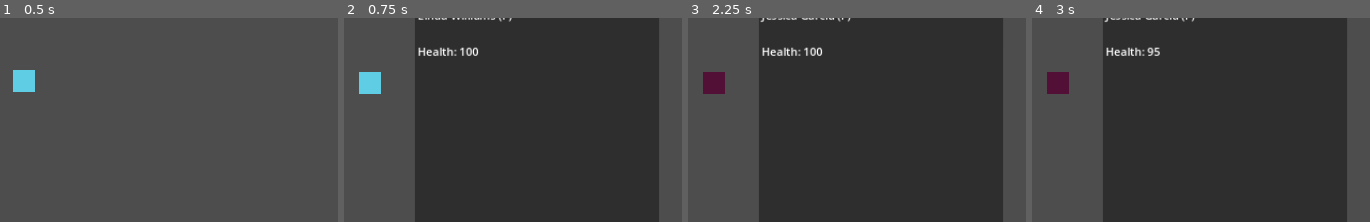
Above: before the commit, frames 1-4 (left to right).
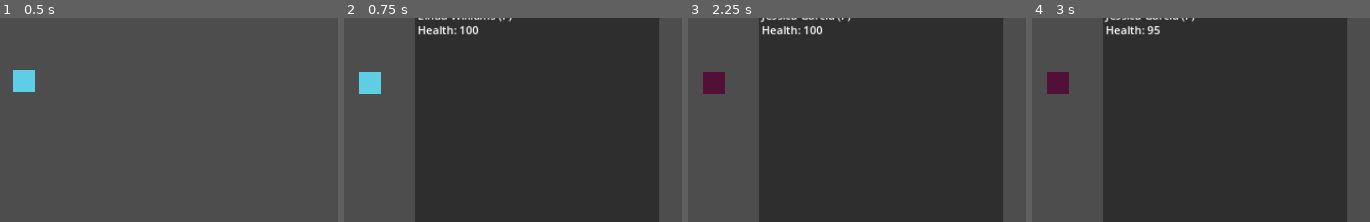
Above: after the commit, the same moments.

Repository: LunarTides/God-Game
Game: Godot game, scene res://scenes/main.tscn
Two runs of this game, one before a commit and one after it. Both use one fixed random seed, a clock stepped at 60 frames per second and the inputs below.
Inputs (mouse positions are % of the whole screen's width and height, from its top left):
- Up to frame 1 (0.5 s): no input
- Up to frame 2 (0.75 s): drag from (19, 20) to (95, 8) at 0.52 s
- Up to frame 3 (2.25 s): click (60, 95) at 1.25 s; drag from (91, 10) to (19, 21) at 2.02 s
- Up to frame 4 (3 s): click (28, 95) at 2.75 s
The pictures show only the part of the screen within x 16-65%, y 5-55%; the shares and areas given below are measured in that part.

Frame 1 is identical in both runs. In frame 2, 1.0% of the frame differs, in the area x 21-40%, y 3-19%; in frame 3, 1.0%; in frame 4, 0.9%.

Commit message:
Fix inventory, show inventory in entitypanel

Diff:
--- a/resources/resource_nodes/tree.tres
+++ b/resources/resource_nodes/tree.tres
@@ -8,9 +8,9 @@
 
 [resource]
 script = ExtResource("1_wd3gt")
-data = ExtResource("1_k82g0")
 name = &"Tree"
 texture = ExtResource("3_b1ioa")
 collision_shape = SubResource("RectangleShape2D_q6whu")
 use_times = 5
+resource = ExtResource("1_k82g0")
 deplete_method = 0
--- a/scenes/main.tscn
+++ b/scenes/main.tscn
@@ -1,7 +1,7 @@
 [gd_scene load_steps=3 format=3 uid="uid://dgojrxaey8v1m"]
 
 [ext_resource type="Script" path="res://scripts/main.gd" id="1_74ilg"]
-[ext_resource type="PackedScene" uid="uid://ctb6jd8v40e14" path="res://scenes/entity_panel.tscn" id="1_xf4ig"]
+[ext_resource type="PackedScene" uid="uid://ctb6jd8v40e14" path="res://scenes/ui/entity_panel.tscn" id="1_xf4ig"]
 
 [node name="Main" type="Node2D" node_paths=PackedStringArray("entity_panel", "human_spawn_1", "human_spawn_2")]
 script = ExtResource("1_74ilg")
--- a/scenes/entity_panel.tscn
+++ b/scenes/ui/entity_panel.tscn
@@ -1,10 +1,11 @@
-[gd_scene load_steps=4 format=3 uid="uid://ctb6jd8v40e14"]
+[gd_scene load_steps=5 format=3 uid="uid://ctb6jd8v40e14"]
 
 [ext_resource type="Script" path="res://scripts/entity_panel.gd" id="1_twptf"]
 [ext_resource type="Texture2D" uid="uid://ctf22bbpwivv1" path="res://assets/ui/control.png" id="2_ng1mr"]
+[ext_resource type="PackedScene" uid="uid://6eiwtbaqjc7n" path="res://scenes/ui/item.tscn" id="2_s7dkw"]
 [ext_resource type="Texture2D" uid="uid://c0ta5lfrvun01" path="res://assets/ui/damage.png" id="3_fh0ph"]
 
-[node name="EntityPanel" type="Panel"]
+[node name="EntityPanel" type="Panel" node_paths=PackedStringArray("inventory")]
 process_mode = 3
 top_level = true
 anchors_preset = 15
@@ -18,6 +19,25 @@
 grow_vertical = 2
 mouse_filter = 1
 script = ExtResource("1_twptf")
+inventory = NodePath("Inventory/FlowContainer")
+
+[node name="Inventory" type="ScrollContainer" parent="."]
+layout_mode = 0
+offset_left = 8.0
+offset_top = 54.0
+offset_right = 352.0
+offset_bottom = 525.0
+
+[node name="FlowContainer" type="FlowContainer" parent="Inventory"]
+layout_mode = 2
+size_flags_horizontal = 3
+size_flags_vertical = 3
+
+[node name="Item" parent="Inventory/FlowContainer" instance=ExtResource("2_s7dkw")]
+layout_mode = 2
+
+[node name="Item2" parent="Inventory/FlowContainer" instance=ExtResource("2_s7dkw")]
+layout_mode = 2
 
 [node name="Name" type="Label" parent="."]
 layout_mode = 0
@@ -30,9 +50,9 @@
 [node name="Health" type="Label" parent="."]
 layout_mode = 0
 offset_left = 4.0
-offset_top = 56.0
+offset_top = 25.0
 offset_right = 96.0
-offset_bottom = 148.0
+offset_bottom = 117.0
 text = "Health: 0"
 
 [node name="Control" type="Button" parent="."]
--- /dev/null
+++ b/scenes/ui/item.tscn
@@ -0,0 +1,26 @@
+[gd_scene load_steps=3 format=3 uid="uid://6eiwtbaqjc7n"]
+
+[ext_resource type="Script" path="res://scripts/ui/item.gd" id="1_hs2ea"]
+[ext_resource type="Texture2D" uid="uid://be4y0u2k08ha7" path="res://assets/resources/wood.png" id="2_0fpoy"]
+
+[node name="Item" type="Control"]
+custom_minimum_size = Vector2(38, 38)
+layout_mode = 3
+anchors_preset = 0
+offset_right = 40.0
+offset_bottom = 40.0
+script = ExtResource("1_hs2ea")
+
+[node name="Texture" type="TextureRect" parent="."]
+layout_mode = 0
+offset_right = 40.0
+offset_bottom = 40.0
+texture = ExtResource("2_0fpoy")
+
+[node name="Label" type="Label" parent="."]
+layout_mode = 0
+offset_top = 17.0
+offset_right = 40.0
+offset_bottom = 40.0
+text = "1"
+horizontal_alignment = 2
--- a/scripts/entity_panel.gd
+++ b/scripts/entity_panel.gd
@@ -1,5 +1,9 @@
 extends Panel
 
+
+const Item: Resource = preload("res://scenes/ui/item.tscn")
+
+@export var inventory: FlowContainer
 
 ## The entity to display for
 var entity: Entity
@@ -37,6 +41,13 @@
 
 ## Open panel, pauses the game
 func open() -> void:
+	# Add the inventory items to the ui
+	for item_name: Variant in entity.inventory.keys():
+		var item: Control = Item.instantiate()
+		item.texture = entity.inventory[item_name][0].texture
+		item.count = entity.inventory[item_name].size()
+		inventory.add_child(item)
+
 	show()
 	get_tree().paused = true
 
@@ -46,6 +57,10 @@
 	hide()
 	get_tree().paused = false
 
+	# Remove the inventory items
+	for child: Control in inventory.get_children():
+		child.queue_free()
+
 
 func _on_control_pressed() -> void:
 	entity.toggle_control()
--- a/scripts/resources/entity/entity.gd
+++ b/scripts/resources/entity/entity.gd
@@ -208,13 +208,9 @@
 	if not is_instance_valid(resource) or resource in inventory[resource.data.name]:
 		return false
 
-	# FIXME: All resources except the last one gets freed
-	inventory[resource_name].append(resource)
+	inventory[resource_name].append(resource.data)
 
 	resource.body.queue_free()
-
-	# TODO: Remove
-	print_debug(inventory)
 	return true
 
 
@@ -289,7 +285,7 @@
 
 	# Use `i` as a backup incase something goes wrong
 	# TODO: Don't use _used_times here
-	while resource_node._used_times < resource_node.data.use_times and i < resource_node.data.use_times:
+	while resource_node._used_times < resource_node.data.use_times and i < resource_node.data.use_times and is_instance_valid(resource_node):
 		await get_tree().create_timer(1, false).timeout
 
 		result = result and use_resource_node(resource_node)
--- a/scripts/resources/resource_node/resource_node.gd
+++ b/scripts/resources/resource_node/resource_node.gd
@@ -59,7 +59,7 @@
 
 	_used_times += 1
 
-	var resource: StaticBody2D = Game.create_resource(data.data)
+	var resource: StaticBody2D = Game.create_resource(data.resource)
 	resource.global_position = Vector2(body.global_position.x + randf_range(-50.0, 50.0), body.global_position.y + randf_range(-50.0, 50.0))
 	get_tree().root.add_child(resource)
 
--- a/scripts/resources/resource_node/world_resource_node.gd
+++ b/scripts/resources/resource_node/world_resource_node.gd
@@ -1,8 +1,5 @@
 class_name WorldResourceNode
 extends Resource
-
-## The resource that the resource node drops.
-@export var data: WorldResource
 
 ## The name of the resource node.
 @export var name: StringName
@@ -16,6 +13,9 @@
 ## The amount of times the resource node can be used.
 @export var use_times: int
 
+## The resource that the resource node drops.
+@export var resource: WorldResource
+
 ## What to do when the resource node is depleted.
 @export var deplete_method: DepleteMethod = DepleteMethod.DESTROY
 
--- /dev/null
+++ b/scripts/ui/item.gd
@@ -0,0 +1,16 @@
+extends Control
+
+
+@export var texture: Texture2D
+@export var count: int
+
+
+# Called when the node enters the scene tree for the first time.
+func _ready() -> void:
+	$Texture.texture = texture
+	$Label.text = str(count)
+
+
+# Called every frame. 'delta' is the elapsed time since the previous frame.
+func _process(delta: float) -> void:
+	pass
